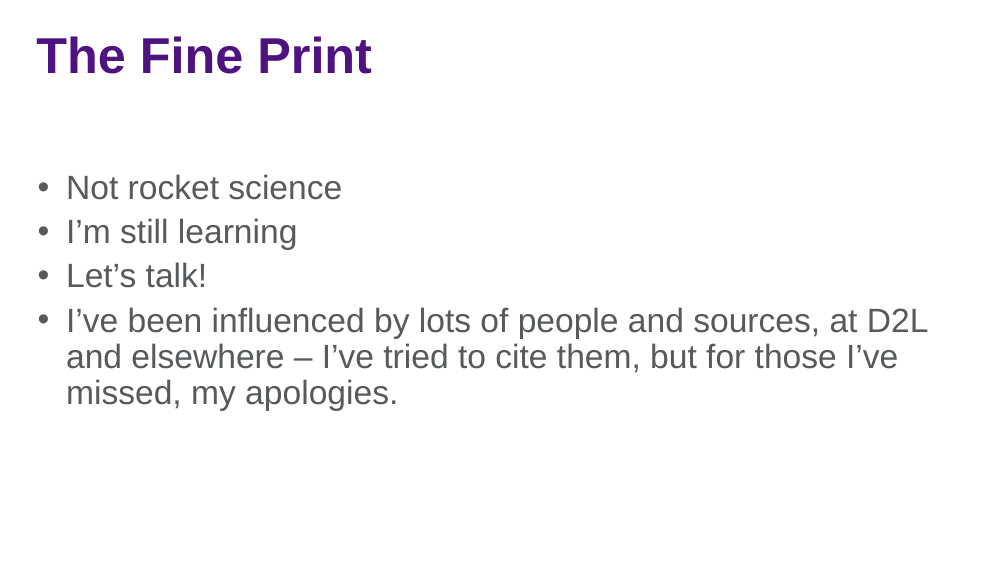
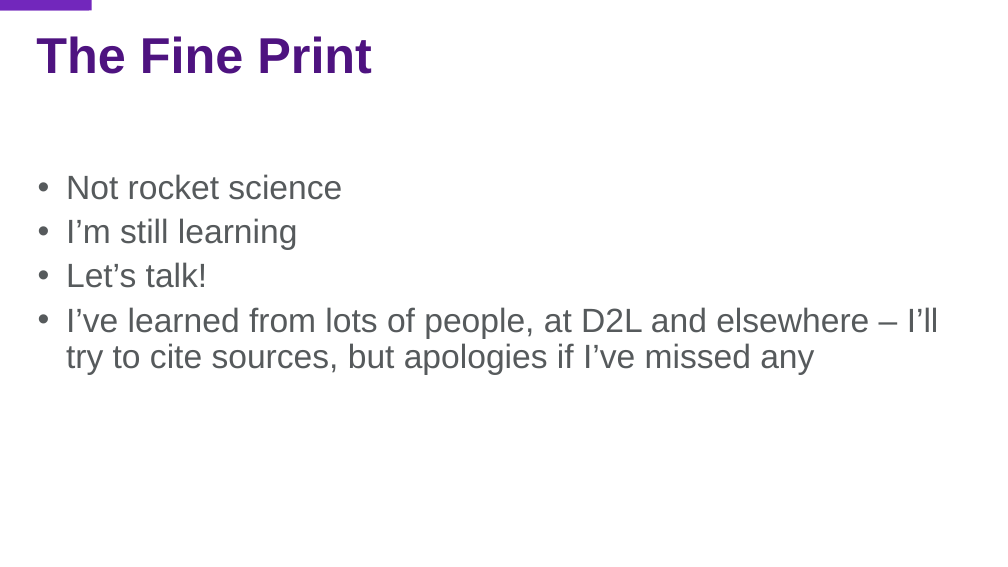
Before and after one commit to jasonjwood/presentations, a slide deck: slide 3 of InFusion2016 - Getting It Done - Jason Wood.pptx (slide 4 before the commit). Drawn at 1008x567 pixels with LibreOffice and Linux fonts; fonts in the diff are those of the drawing; background and template pictures are left out. Boxes give left, top, right and bottom in pixels: in the first picture for what was removed or moved away, otherwise in the second. Text is boxed around its words. In the diff, an @@ line names an element or a change of style, - is before the commit and + after.

```diff
--- a/InFusion2016 - Getting It Done - Jason Wood.pptx
+++ b/InFusion2016 - Getting It Done - Jason Wood.pptx
@@ rectangle added at (0, 0, 89, 11), fill #7227BC @@
@@ rectangle added at (0, 0, 91, 11), fill #7227BC @@
@@ text at (66, 307, 939, 375): text changed @@
-• I’ve been influenced by lots of people and sources, at D2L and elsewhere – I’ve tried to cite them, but for those I’ve missed, my apologies.
+• I’ve learned from lots of people, at D2L and elsewhere – I’ll try to cite sources, but apologies if I’ve missed any
```
Also in this commit, not shown: 29 other slides changed, 2 slides added, 5 slides removed.
